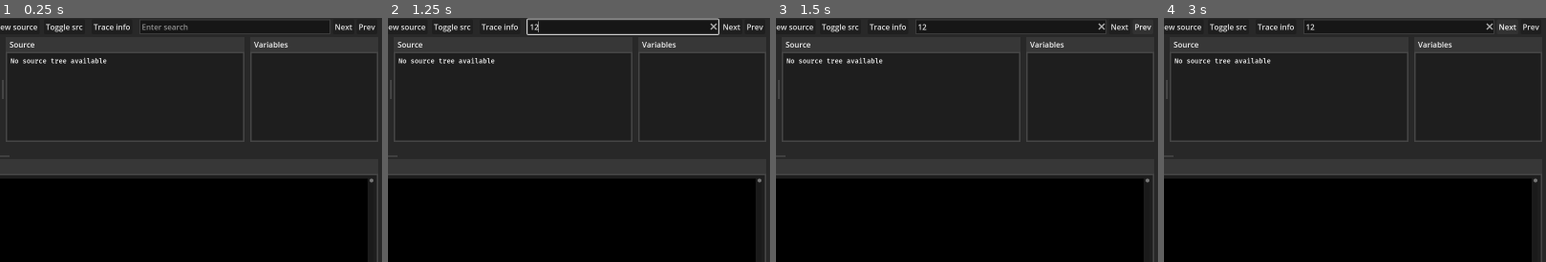
Above: before the commit, frames 1-4 (left to right).
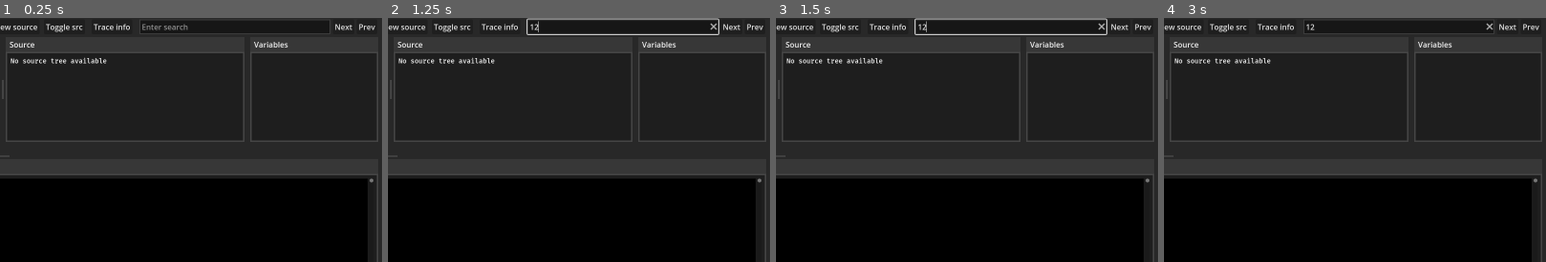
Above: after the commit, the same moments.

Repository: PatrikAAberg/dmce-gui
Game: Godot game, scene res://scene_controller.tscn
Two runs of this game, one before a commit and one after it. Both use one fixed random seed, a clock stepped at 60 frames per second and the inputs below.
Inputs (mouse positions are % of the whole screen's width and height, from its top left):
- Up to frame 1 (0.25 s): no input
- Up to frame 2 (1.25 s): click (81, 2) at 0.52 s; type "12" at 0.6 s
- Up to frame 3 (1.5 s): click "Prev" at 1.25 s
- Up to frame 4 (3 s): click "Prev" at 2 s; click "Next" at 2.75 s
The pictures show only the part of the screen within x 50-100%, y 0-50%; the shares and areas given below are measured in that part.

Frames 1-2 are identical in both runs. In frame 3, 0.6% of the frame differs, in the area x 36-87%, y 0-8%; in frame 4, less than 0.1%.
Error in both runs: Invalid access of index '0' on a base object of type: 'Array'. (res://TraceGUI.gd:812)

Commit message:
trace: hexdump: search text field, prev/next buttons

Diff:
--- a/dmcetraceGUI/hexdumps_node_2d.tscn
+++ b/dmcetraceGUI/hexdumps_node_2d.tscn
@@ -6,11 +6,12 @@
 [ext_resource type="Script" path="res://StatusNode2D.gd" id="4_u1icm"]
 [ext_resource type="Script" path="res://SearchPanelContainer.gd" id="5_x7c6s"]
 
-[sub_resource type="StyleBoxEmpty" id="StyleBoxEmpty_rihrv"]
-content_margin_left = 4.0
-content_margin_top = 4.0
-content_margin_right = 4.0
-content_margin_bottom = 4.0
+[sub_resource type="StyleBoxFlat" id="StyleBoxFlat_be1ip"]
+content_margin_left = 2.0
+content_margin_top = 2.0
+content_margin_right = 2.0
+content_margin_bottom = 2.0
+bg_color = Color(0.196078, 0.196078, 0.196078, 1)
 
 [node name="HexdumpsNode2D" type="Node2D"]
 script = ExtResource("1_cqj7w")
@@ -53,17 +54,15 @@
 size_flags_horizontal = 3
 
 [node name="ControlPanelContainer" type="PanelContainer" parent="MainVBoxContainer/ControlButtonsHBoxContainer/ScrollSearchVBoxContainer"]
-custom_minimum_size = Vector2(0, 100)
+custom_minimum_size = Vector2(0, 60)
 layout_mode = 2
-size_flags_horizontal = 3
-size_flags_vertical = 3
 
 [node name="StatusLabel" type="Label" parent="MainVBoxContainer/ControlButtonsHBoxContainer/ScrollSearchVBoxContainer/ControlPanelContainer"]
-custom_minimum_size = Vector2(0, 100)
+custom_minimum_size = Vector2(0, 80)
 layout_mode = 2
 text = "
 
-Status and buttons..."
+Show status here"
 
 [node name="HexdumpHScrollBar" type="HScrollBar" parent="MainVBoxContainer/ControlButtonsHBoxContainer/ScrollSearchVBoxContainer/ControlPanelContainer"]
 custom_minimum_size = Vector2(0, 12)
@@ -76,24 +75,31 @@
 [node name="SearchPanelContainer" type="PanelContainer" parent="MainVBoxContainer/ControlButtonsHBoxContainer/ScrollSearchVBoxContainer"]
 custom_minimum_size = Vector2(0, 100)
 layout_mode = 2
-size_flags_vertical = 3
-theme_override_styles/panel = SubResource("StyleBoxEmpty_rihrv")
+theme_override_styles/panel = SubResource("StyleBoxFlat_be1ip")
 script = ExtResource("5_x7c6s")
 
-[node name="HBoxContainer" type="HBoxContainer" parent="MainVBoxContainer/ControlButtonsHBoxContainer/ScrollSearchVBoxContainer/SearchPanelContainer"]
+[node name="VBoxContainer" type="VBoxContainer" parent="MainVBoxContainer/ControlButtonsHBoxContainer/ScrollSearchVBoxContainer/SearchPanelContainer"]
 layout_mode = 2
 
-[node name="FindLabel" type="Label" parent="MainVBoxContainer/ControlButtonsHBoxContainer/ScrollSearchVBoxContainer/SearchPanelContainer/HBoxContainer"]
-custom_minimum_size = Vector2(30, 0)
+[node name="HBoxContainer" type="HBoxContainer" parent="MainVBoxContainer/ControlButtonsHBoxContainer/ScrollSearchVBoxContainer/SearchPanelContainer/VBoxContainer"]
 layout_mode = 2
-size_flags_horizontal = 3
-text = "Find: "
 
-[node name="HexdumpFindLineEdit" type="LineEdit" parent="MainVBoxContainer/ControlButtonsHBoxContainer/ScrollSearchVBoxContainer/SearchPanelContainer/HBoxContainer"]
+[node name="HexdumpFindLineEdit" type="LineEdit" parent="MainVBoxContainer/ControlButtonsHBoxContainer/ScrollSearchVBoxContainer/SearchPanelContainer/VBoxContainer/HBoxContainer"]
 custom_minimum_size = Vector2(200, 0)
 layout_mode = 2
 size_flags_horizontal = 3
 placeholder_text = "Enter search string"
+
+[node name="NextButton" type="Button" parent="MainVBoxContainer/ControlButtonsHBoxContainer/ScrollSearchVBoxContainer/SearchPanelContainer/VBoxContainer/HBoxContainer"]
+layout_mode = 2
+text = "Next"
+
+[node name="PrevButton" type="Button" parent="MainVBoxContainer/ControlButtonsHBoxContainer/ScrollSearchVBoxContainer/SearchPanelContainer/VBoxContainer/HBoxContainer"]
+layout_mode = 2
+text = "Prev"
+
+[node name="HBoxContainer2" type="HBoxContainer" parent="MainVBoxContainer/ControlButtonsHBoxContainer/ScrollSearchVBoxContainer/SearchPanelContainer/VBoxContainer"]
+layout_mode = 2
 
 [node name="ButtonsPanelContainer" type="PanelContainer" parent="MainVBoxContainer/ControlButtonsHBoxContainer"]
 custom_minimum_size = Vector2(200, 0)
